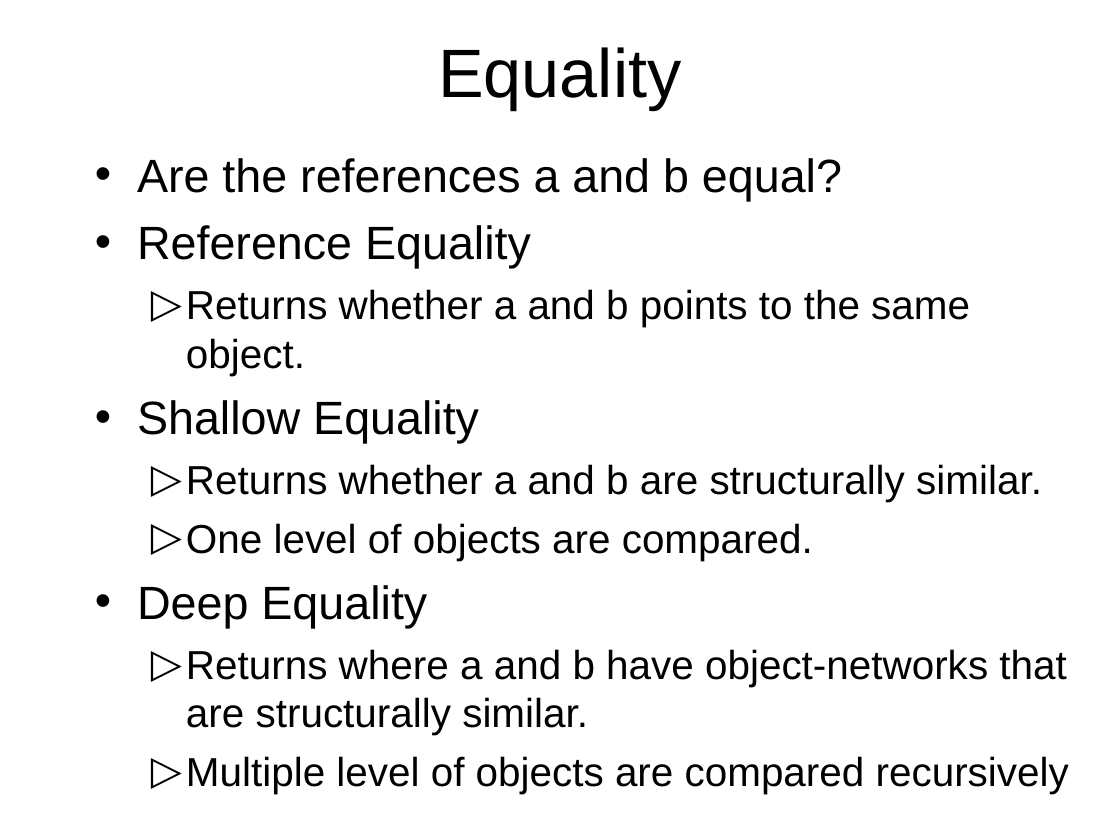
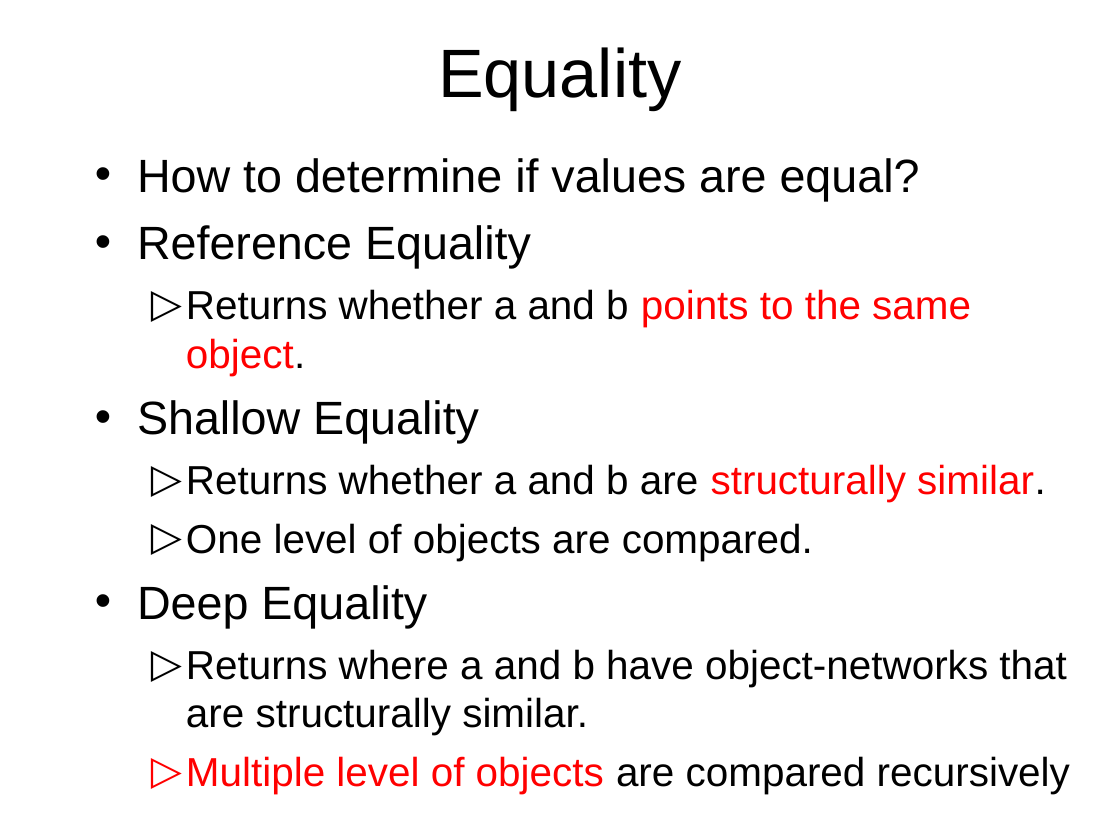
Before and after one commit to octaviordz/zjnu2017.github.io, a slide deck: slide 31 of OOP/lectures/030--Classes.and.Objects.ppt. Drawn at 1120x840 pixels with LibreOffice and Linux fonts; fonts in the diff are those of the drawing. Boxes give left, top, right and bottom in pixels: in the first picture for what was removed or moved away, otherwise in the second. Text is boxed around its words. In the diff, an @@ line names an element or a change of style, - is before the commit and + after.

```diff
--- a/OOP/lectures/030--Classes.and.Objects.ppt
+++ b/OOP/lectures/030--Classes.and.Objects.ppt
@@ text at [137, 158, 920, 201]: text changed @@
-• Are the references a and b equal?
+• How to determine if values are equal?
@@ text at [186, 289, 1070, 794]: text colour #000000 to #FF0000 in "points to the same object.", "structurally similar.", "Multiple level of objects"; bullet colour #000000 to #FF0000 @@
```
Also in this commit, not shown: 10 other slides changed, 1 other file.
